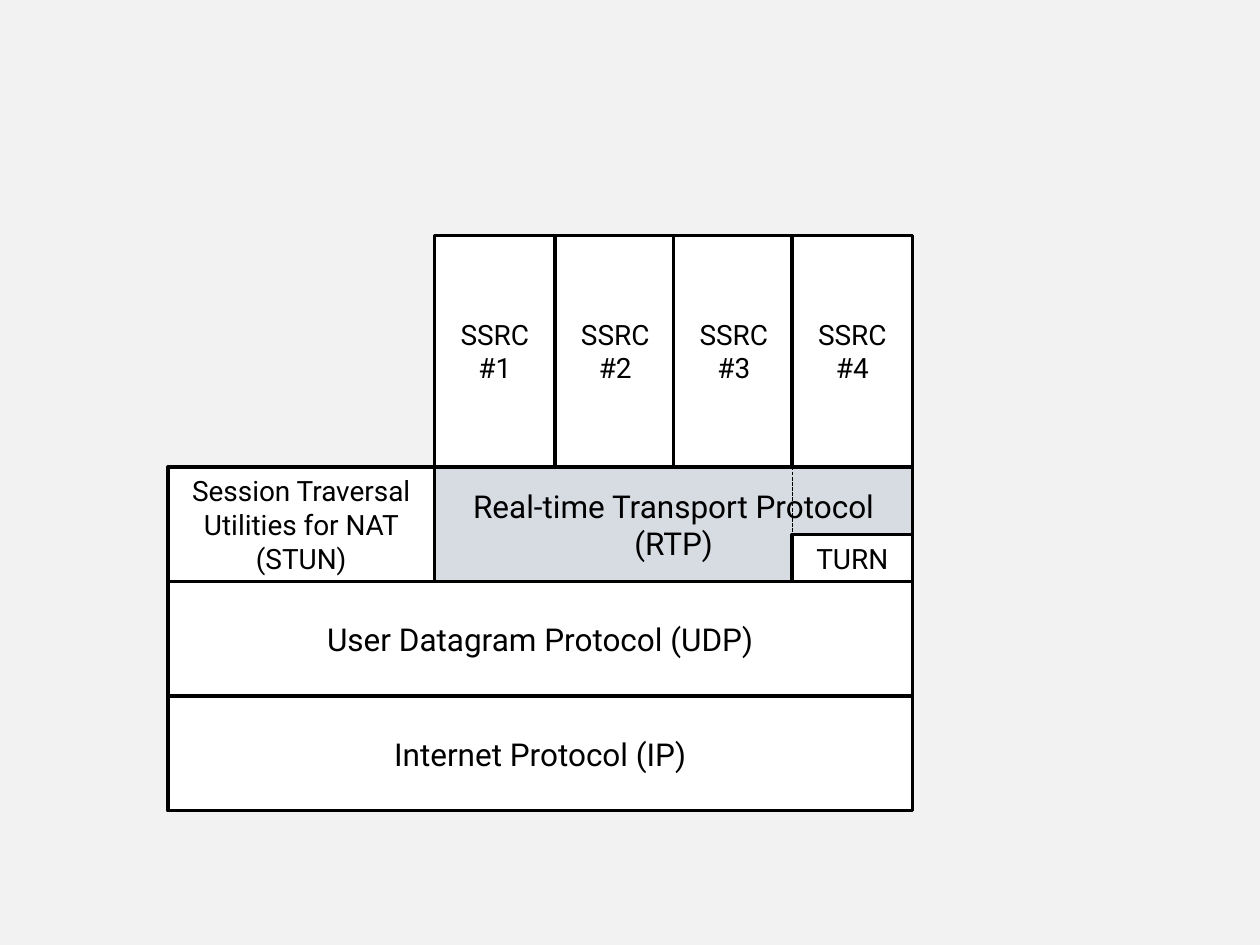
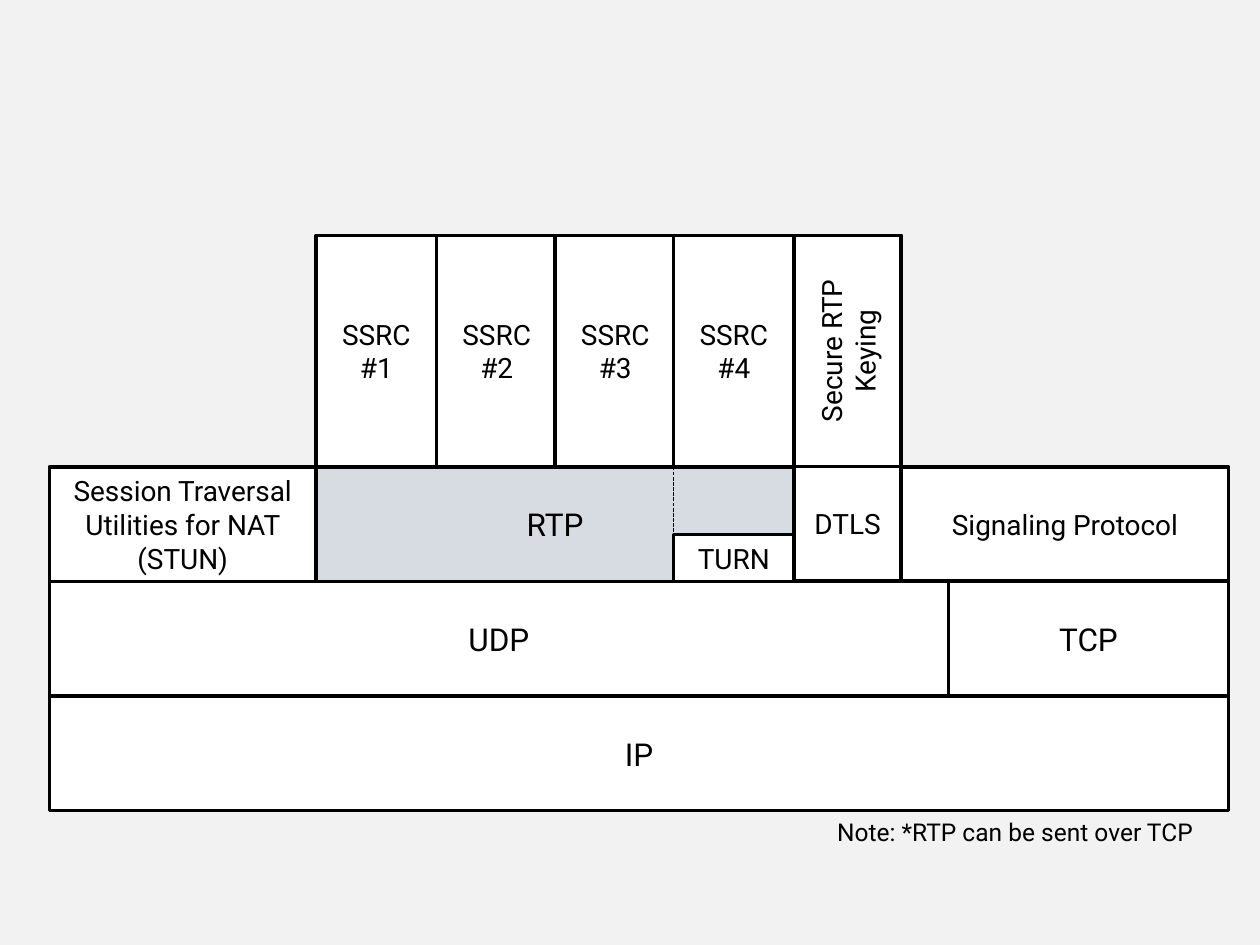
Before and after one commit to vr000m/PhD-thesis, a slide deck: slide 5 of graphs/source/chap5-src.pptx. Drawn at 1260x945 pixels with LibreOffice and Linux fonts; fonts in the diff are those of the drawing. Boxes give left, top, right and bottom in pixels: in the first picture for what was removed or moved away, otherwise in the second. Text is boxed around its words. In the diff, an @@ line names an element or a change of style, - is before the commit and + after.

```diff
--- a/graphs/source/chap5-src.pptx
+++ b/graphs/source/chap5-src.pptx
@@ rectangle added at [794, 236, 901, 466], fill #FFFFFF, outline #000000 2 pt, 16 pt, text #000000 @@
+Secure RTP Keying
@@ 7 rectangles, 1 line: place and size @@
-7 rectangles, 1 line at [168, 236, 914, 582]
+7 rectangles, 1 line at [49, 236, 795, 582]
@@ rectangle added at [794, 466, 901, 581], fill #FFFFFF, outline #000000 2 pt, 16 pt, text #000000 @@
+DTLS
@@ rectangle added at [901, 467, 1228, 581], fill #FFFFFF, outline #000000 2 pt, 16 pt, text #000000 @@
+Signaling Protocol
@@ text in rectangle at [527, 513, 584, 536]: text changed @@
-Real-time Transport Protocol (RTP)
+RTP
@@ rectangle "UDP": place and size @@
-rectangle "UDP" at [168, 582, 912, 697]
+rectangle "UDP" at [49, 582, 949, 697]
@@ rectangle added at [949, 582, 1230, 697], fill #FFFFFF, outline #000000 2 pt, 18 pt, text #000000 @@
+TCP
@@ text in rectangle at [468, 628, 529, 652]: text changed @@
-User Datagram Protocol (UDP)
+UDP
@@ rectangle "IP": place and size @@
-rectangle "IP" at [168, 697, 912, 811]
+rectangle "IP" at [49, 697, 1228, 811]
@@ text in rectangle at [625, 743, 653, 766]: text changed @@
-Internet Protocol (IP)
+IP
@@ text added at [837, 822, 1193, 842], 14 pt, text #000000 @@
+Note: *RTP can be sent over TCP
```
Also in this commit, not shown: 1 other file.
